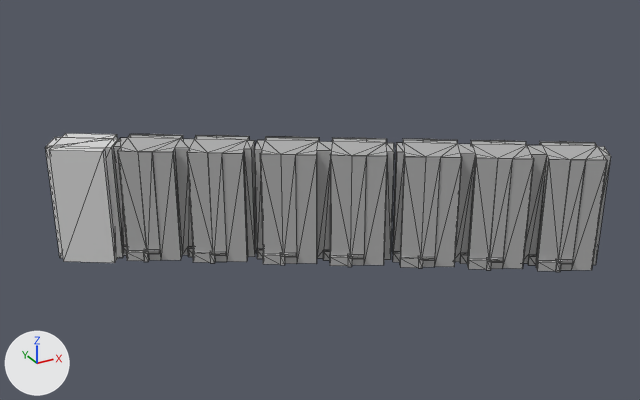
A saved change to the FBX model CBB0089-MacroTramonte/assets/3d/Capella-T6_Dummy.fbx.
One viewpoint serves both versions: a 50 mm camera at (-358.0, 96.3, 110.7) aimed at (-255.1, 283.4, 17.2). The axes (+X, +Y, +Z) are drawn at lower left. The lights are the same throughout. The older version comes first. Mesh edges are drawn as thin lines. Where no turn or scale is listed for an object, it has been applied to the vertices.

Names of what the first picture shows: 'CB049_Tramonte_Capella_Urbanismo_Dummy_s_Web_01', 'CB049_Tramonte_Capella_Urbanismo_Dummy_s_Web_01__1_', 'CB049_Tramonte_Capella_Urbanismo_Dummy_s_Web_02__1_', 'erer', 'erer__1_', 'erer__1__1'.
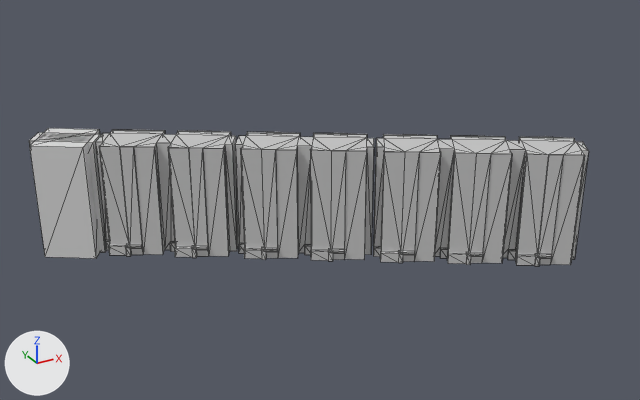
What differs and where, as boxes [x1, y1, x2, y2] in the pictures (640 x 400 px):
'CB049_Tramonte_Capella_Urbanismo_Dummy_s_Web_02__1_', recoloured, moved
    before: [392, 139, 611, 272]
    after: [373, 134, 589, 266]
'CB049_Tramonte_Capella_Urbanismo_Dummy_s_Web_01', recoloured, moved
    before: [254, 136, 394, 267]
    after: [235, 132, 374, 261]
'CB049_Tramonte_Capella_Urbanismo_Dummy_s_Web_01__1_', recoloured, moved
    before: [113, 134, 257, 263]
    after: [95, 130, 239, 258]
'erer', moved, rescaled
    before: [49, 133, 118, 263]
    after: [30, 128, 100, 258]
'erer__1_', moved, rescaled
    before: [45, 137, 106, 258]
    after: [29, 133, 107, 252]
'erer__1__1', deleted
    before: [47, 137, 124, 258]

The change, as a list of edits to the scene's bpy script:
```text
Change mat_glass_transparent_volumenes_futuros_desarrollos_01_05:
    mat_glass_transparent_volumenes_futuros_desarrollos_01_05.base_color: (0.44, 0.44, 0.44) -> (0.585, 0.585, 0.585)  # grey #b1b1b1 -> light grey #c9c9c9
Remove ob_erer__1__1:
    ob_erer__1__1 = bpy.data.objects.new('erer__1__1', me_scene_001)
    ob_erer__1__1.parent = ob_cb049_tramonte_capella_urbanismo_dummy_s_web_01__1
    ob_erer__1__1.location = (2261.0, -3669.0, 1442.0)
    ob_erer__1__1.rotation_euler = (1.571, 0.0, 3.128)  # degrees (90, 0, 179)
    ob_erer__1__1.scale = (16.8, 31.6, 6.44)
Change ob_cb049_tramonte_capella_urbanismo_dummy_s_web_01__1:
    ob_cb049_tramonte_capella_urbanismo_dummy_s_web_01__1.location: (-30777.0, 234.9, -27160.0) -> (-31115.0, 290.3, -27578.0)
Change ob_erer__1:
    ob_erer__1.location: (2324.0, -3617.0, 1442.0) -> (2261.0, -3669.0, 1442.0)
    ob_erer__1.scale: (15.4, 31.6, 7.7) -> (16.8, 31.6, 6.44)
Change ob_cb049_tramonte_capella_urbanismo_dummy_s_web_01:
    ob_cb049_tramonte_capella_urbanismo_dummy_s_web_01.location: (-27729.0, 234.9, -25267.0) -> (-28067.0, 290.3, -25685.0)
Change ob_cb049_tramonte_capella_urbanismo_dummy_s_web_02__1:
    ob_cb049_tramonte_capella_urbanismo_dummy_s_web_02__1.location: (-201.6, 205.7, 2.3) -> (-205.0, 209.9, 2.9)
Change ob_erer:
    ob_erer.location: (2241.0, -3673.0, 1442.0) -> (2261.0, -3669.0, 1442.0)
    ob_erer.scale: (13.8, 31.6, 12.6) -> (13.9, 31.6, 13.7)
```
